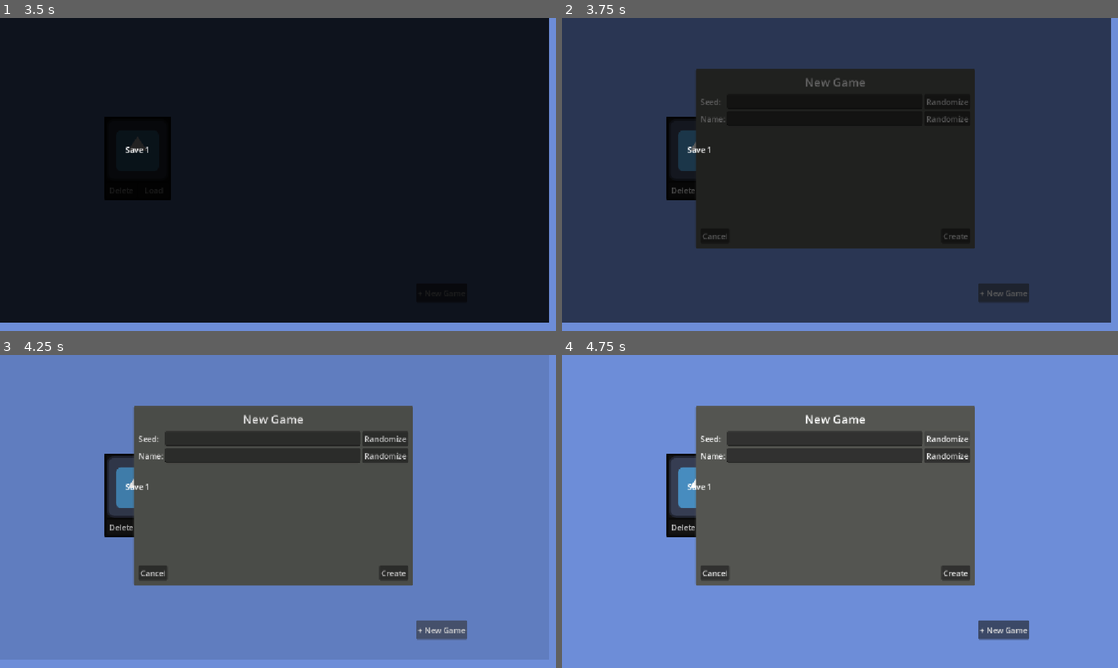
Above: before the commit, frames 1-4 (two rows, left to right).
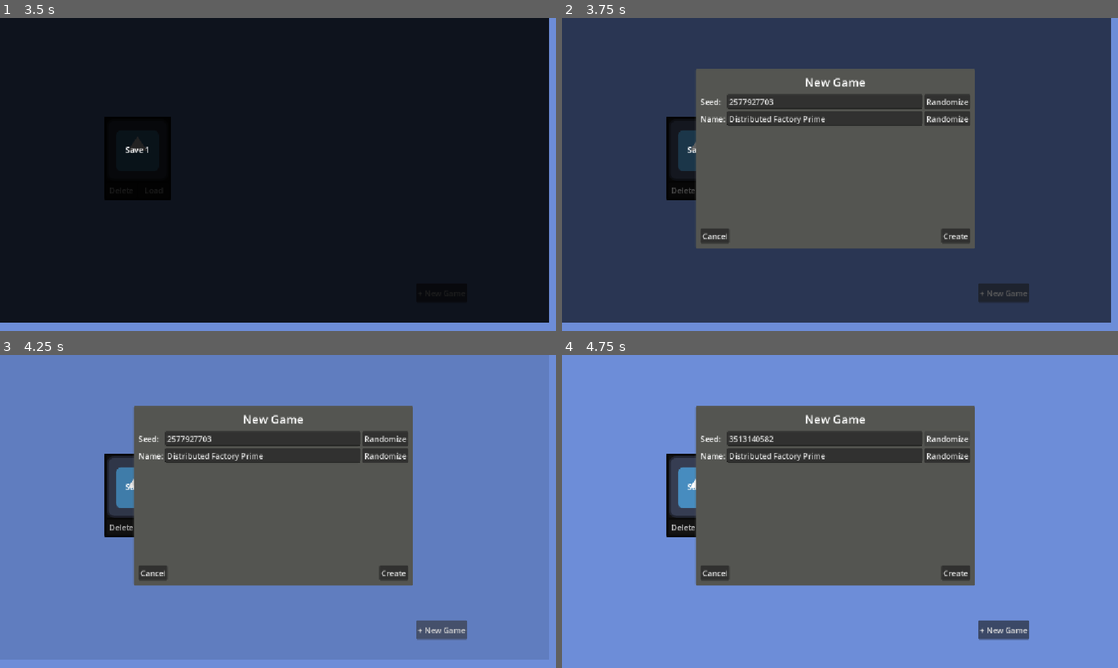
Above: after the commit, the same moments.

Repository: Nils1024/restock
Game: Godot game, scene res://assets/scenes/menus/main_menu.tscn
The game is run twice, just before and just after one commit, with the same random seed, the same clock (stepped at 60 frames per second) and the same inputs. The engine's default icon, where the game draws it, is replaced by a stand-in: a white triangle on a blue panel in a dark square.
Inputs (mouse positions are in pixels of both pictures, inside the frame that each line leads up to):
- Up to frame 1 (3.5 s): click "Play" at 0.5 s; click "Play" at 1.25 s; tap Enter (ui_accept) at 2, 2.27 s; move the mouse to (400, 158) at 2.02 s; hold Right 2.03-2.75 s; hold Mouse wheel down (zoom_in) 2.03-2.75 s; click (400, 158) at 2.17 s; drag from (166, 190) to (250, 237) at 2.77 s
- Up to frame 2 (3.75 s): click "+ New Game" at 3.5 s
- Up to frame 3 (4.25 s): no input
- Up to frame 4 (4.75 s): click "Randomize" at 4.25 s

Frame 1 is identical in both runs. In frame 2, 29% of the frame differs, in the area x 23-75%, y 16-74%; in frame 3, 0.5%; in frame 4, 0.3%.
Error after the commit: Invalid access to property or key 'config' on a base object of type 'Node (Const.gd)'. (res://assets/scripts/services/DataService/DataService.gd:7)

Commit message:
Added random name generation and input validation for the seed

Diff:
--- a/assets/scenes/menus/save_selection_Menu.tscn
+++ b/assets/scenes/menus/save_selection_Menu.tscn
@@ -44,6 +44,7 @@
 
 [node name="MarginContainer" type="MarginContainer" parent="." unique_id=392042630]
 visible = false
+z_index = 2
 offset_left = 277.0
 offset_top = 106.0
 offset_right = 856.0
@@ -64,7 +65,7 @@
 layout_mode = 2
 theme_override_constants/separation = 8
 
-[node name="Label" type="Label" parent="MarginContainer/MarginContainer/VBoxContainer2" unique_id=60270351]
+[node name="Title" type="Label" parent="MarginContainer/MarginContainer/VBoxContainer2" unique_id=60270351]
 layout_mode = 2
 theme_override_font_sizes/font_size = 24
 text = "New Game"
@@ -74,27 +75,30 @@
 layout_mode = 2
 columns = 3
 
-[node name="Label" type="Label" parent="MarginContainer/MarginContainer/VBoxContainer2/GridContainer" unique_id=191714734]
+[node name="SeedLabel" type="Label" parent="MarginContainer/MarginContainer/VBoxContainer2/GridContainer" unique_id=191714734]
 layout_mode = 2
 text = "Seed:"
 
-[node name="LineEdit" type="LineEdit" parent="MarginContainer/MarginContainer/VBoxContainer2/GridContainer" unique_id=1448674343]
+[node name="SeedEdit" type="LineEdit" parent="MarginContainer/MarginContainer/VBoxContainer2/GridContainer" unique_id=1448674343]
 layout_mode = 2
 size_flags_horizontal = 3
+placeholder_text = "Seed"
+virtual_keyboard_type = 2
 
-[node name="Button" type="Button" parent="MarginContainer/MarginContainer/VBoxContainer2/GridContainer" unique_id=682339866]
+[node name="SeedRandBtn" type="Button" parent="MarginContainer/MarginContainer/VBoxContainer2/GridContainer" unique_id=682339866]
 layout_mode = 2
 text = "Randomize"
 
-[node name="Label2" type="Label" parent="MarginContainer/MarginContainer/VBoxContainer2/GridContainer" unique_id=167778720]
+[node name="NameLabel" type="Label" parent="MarginContainer/MarginContainer/VBoxContainer2/GridContainer" unique_id=167778720]
 layout_mode = 2
 text = "Name:"
 
-[node name="LineEdit2" type="LineEdit" parent="MarginContainer/MarginContainer/VBoxContainer2/GridContainer" unique_id=804677684]
+[node name="NameEdit" type="LineEdit" parent="MarginContainer/MarginContainer/VBoxContainer2/GridContainer" unique_id=804677684]
 layout_mode = 2
 size_flags_horizontal = 3
+placeholder_text = "Name"
 
-[node name="Button2" type="Button" parent="MarginContainer/MarginContainer/VBoxContainer2/GridContainer" unique_id=766969735]
+[node name="NameRandBtn" type="Button" parent="MarginContainer/MarginContainer/VBoxContainer2/GridContainer" unique_id=766969735]
 layout_mode = 2
 text = "Randomize"
 
@@ -132,5 +136,8 @@
 
 [connection signal="card_pressed" from="ScrollContainer/HBoxContainer/SaveCard" to="." method="_on_save_card_card_pressed"]
 [connection signal="pressed" from="NewGame" to="." method="_on_new_game_pressed"]
+[connection signal="pressed" from="MarginContainer/MarginContainer/VBoxContainer2/GridContainer/SeedRandBtn" to="." method="_randomize_seed"]
+[connection signal="pressed" from="MarginContainer/MarginContainer/VBoxContainer2/GridContainer/NameRandBtn" to="." method="_randomize_name"]
 [connection signal="pressed" from="MarginContainer/MarginContainer/VBoxContainer2/HBoxContainer/CancelNewGame" to="." method="_on_cancel_new_game_pressed"]
+[connection signal="pressed" from="MarginContainer/MarginContainer/VBoxContainer2/HBoxContainer/CreateNewGame" to="." method="_on_create_new_game_pressed"]
 [connection signal="timeout" from="FadeTransition/Timer" to="." method="_on_timer_timeout"]
--- a/assets/scenes/util/ui/save_card.tscn
+++ b/assets/scenes/util/ui/save_card.tscn
@@ -51,6 +51,7 @@
 [node name="Label" type="Label" parent="MarginContainer/VBoxContainer/Control" unique_id=1717226255]
 z_index = 1
 layout_mode = 2
+text = "Test"
 horizontal_alignment = 1
 vertical_alignment = 1
 
--- a/assets/scripts/common/Const.gd
+++ b/assets/scripts/common/Const.gd
@@ -1,6 +1,6 @@
 extends Node
 
-class config:
+class Config:
 	const CONFIG_FILE: String = "user://settings.cfg"
 	const SETTINGS_SECTION_KEY: String = "settings"
 
@@ -18,3 +18,15 @@
 
 class Camera:
 	const DRAG_THRESHOLD: int = 10
+
+class Generation:
+	const ADJECTIVES = [
+			"Industrial", "Automated", "Modular", "Efficient", "Advanced", "Intigrated",
+			"Dynamic", "Scalable", "Optimized", "Distributed"
+		]
+
+	const NOUNS = [
+		"Factory", "Network", "Hub", "System", "Chain", "Complex", "Grid", "Plant", "Facility"
+	]
+
+	const SUFFIXES = ["", " Prime", " X"]
--- a/assets/scripts/services/DataService/DataService.gd
+++ b/assets/scripts/services/DataService/DataService.gd
@@ -1,13 +1,12 @@
 extends Node
+
+var config = ConfigFile.new()
 
 # Called when the node enters the scene tree for the first time.
 func _ready() -> void:
-	pass # Replace with function body.
-
-func save(data: GameSaveData) -> void:
-	var config = ConfigFile.new()
 	config.load(Const.config.CONFIG_FILE)
 
+func new(data: GameSaveData) -> void:
 	var dict = data.to_dict()
 
 	for key in dict.keys():
@@ -19,7 +18,10 @@
 
 	config.save(Const.config.CONFIG_FILE)
 
-func load() -> GameSaveData:
+func update(save_id: int, new_data: GameSaveData) -> void:
+	pass
+
+func load(save_id: int) -> GameSaveData:
 	var config = ConfigFile.new()
 
 	if config.load(Const.config.CONFIG_FILE) != OK:
@@ -38,3 +40,6 @@
 		)
 
 	return GameSaveData.from_dict(dict)
+
+func delete(save_id: int) -> void:
+	pass
--- a/assets/scripts/services/LocalizationService.gd
+++ b/assets/scripts/services/LocalizationService.gd
@@ -10,9 +10,9 @@
 
 func load_language():
 	var config = ConfigFile.new()
-	config.load(Const.config.CONFIG_FILE)
+	config.load(Const.Config.CONFIG_FILE)
 
-	var lang = config.get_value(Const.config.SETTINGS_SECTION_KEY, Const.config.LANGUAGE_KEY, "")
+	var lang = config.get_value(Const.Config.SETTINGS_SECTION_KEY, Const.Config.LANGUAGE_KEY, "")
 
 	if lang == "" or not lang in supported:
 		lang = OS.get_locale().substr(0, 2)
@@ -31,6 +31,6 @@
 
 func save_language(lang: String):
 	var config = ConfigFile.new()
-	config.load(Const.config.CONFIG_FILE)
-	config.set_value(Const.config.SETTINGS_SECTION_KEY, Const.config.LANGUAGE_KEY, lang)
-	config.save(Const.config.CONFIG_FILE)
+	config.load(Const.Config.CONFIG_FILE)
+	config.set_value(Const.Config.SETTINGS_SECTION_KEY, Const.Config.LANGUAGE_KEY, lang)
+	config.save(Const.Config.CONFIG_FILE)
--- a/assets/scripts/services/ThreadService.gd
+++ b/assets/scripts/services/ThreadService.gd
@@ -21,7 +21,7 @@
 
 # Called when the node enters the scene tree for the first time.
 func _ready() -> void:
-	for i in Const.config.MAX_THREADS:
+	for i in Const.Config.MAX_THREADS:
 		var thread: Thread = Thread.new()
 		_threads.append(thread)
 		thread.start(_worker)
--- a/assets/scripts/ui/save_selection_menu.gd
+++ b/assets/scripts/ui/save_selection_menu.gd
@@ -6,6 +6,9 @@
 	SAVE_3,
 }
 
+@onready var seedEdit = $MarginContainer/MarginContainer/VBoxContainer2/GridContainer/SeedEdit
+@onready var nameEdit = $MarginContainer/MarginContainer/VBoxContainer2/GridContainer/NameEdit
+
 var current_button_type = null
 
 # Called when the node enters the scene tree for the first time.
@@ -13,8 +16,22 @@
 	$FadeTransition.show()
 	$FadeTransition/AnimationPlayer.play("Fade_out")
 
+	# Only accept digits in the seed line edit
+	var regex = RegEx.new()
+	regex.compile("[^0-9]")
+
+	seedEdit.text_changed.connect(func(new_text: String) -> void:
+		var filtered := regex.sub(new_text, "", true)
+		if filtered != new_text:
+			var caretPos = seedEdit.caret_column - 1
+			seedEdit.text = filtered
+			seedEdit.caret_column = caretPos
+	)
+
 	# TODO: Fetch save data and generate save cards
 
+func _on_load_button_pressed() -> void:
+	pass
 
 func _on_timer_timeout() -> void:
 	match current_button_type:
@@ -27,15 +44,6 @@
 	start_fade_in_transition()
 
 
-func _on_save_card_2_card_pressed() -> void:
-	current_button_type = ButtonType.SAVE_2
-	start_fade_in_transition()
-
-
-func _on_save_card_3_card_pressed() -> void:
-	current_button_type = ButtonType.SAVE_3
-	start_fade_in_transition()
-
 func start_fade_in_transition():
 	$FadeTransition.show()
 	$FadeTransition/Timer.start()
@@ -44,6 +52,28 @@
 func _on_new_game_pressed() -> void:
 	$MarginContainer.visible = true
 
+	_randomize_seed()
+	_randomize_name()
+
+func _randomize_seed():
+	seedEdit.text = str(randi())
+
+func _randomize_name():
+	var adj = Const.Generation.ADJECTIVES.pick_random()
+	var noun = Const.Generation.NOUNS.pick_random()
+	var suffix = Const.Generation.SUFFIXES.pick_random()
+
+	if randi() % 2 == 0:
+		var number = str(randi_range(1, 99)).pad_zeros(2)
+		nameEdit.text = "%s %s %s" % [adj, noun, number]
+	else:
+		nameEdit.text = "%s %s%s" % [adj, noun, suffix]
+
 
 func _on_cancel_new_game_pressed() -> void:
 	$MarginContainer.visible = false
+
+
+func _on_create_new_game_pressed() -> void:
+	var generation_seed: int = int(seedEdit.text)
+	pass
